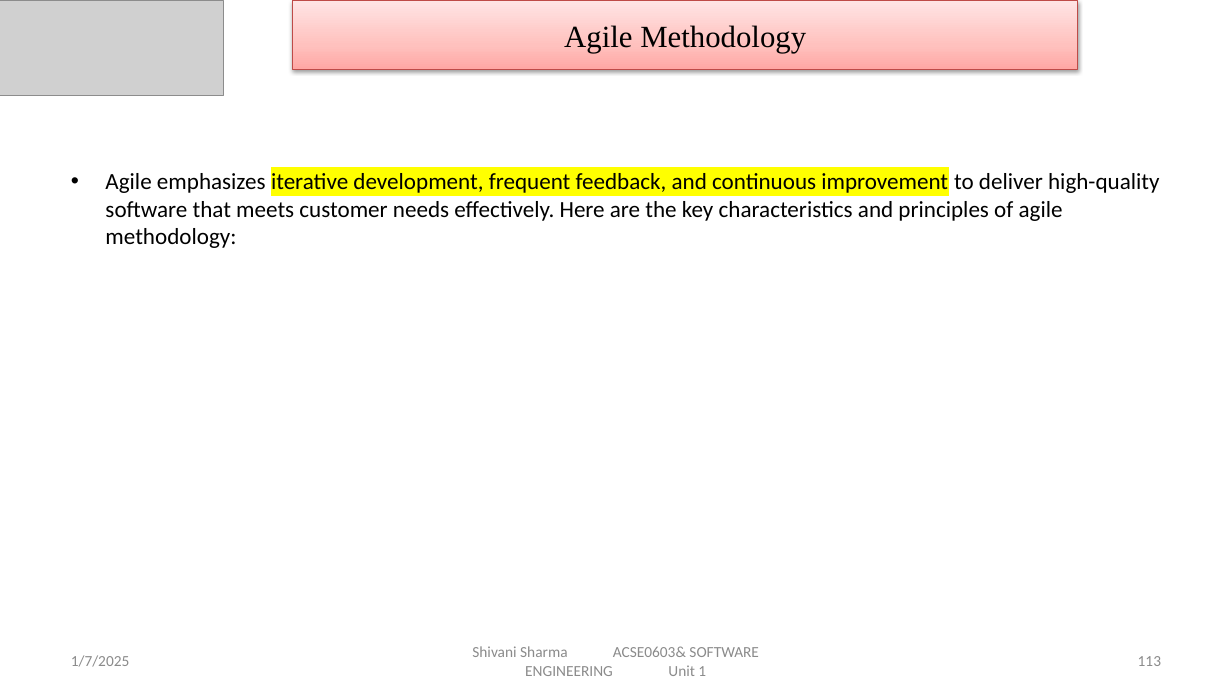
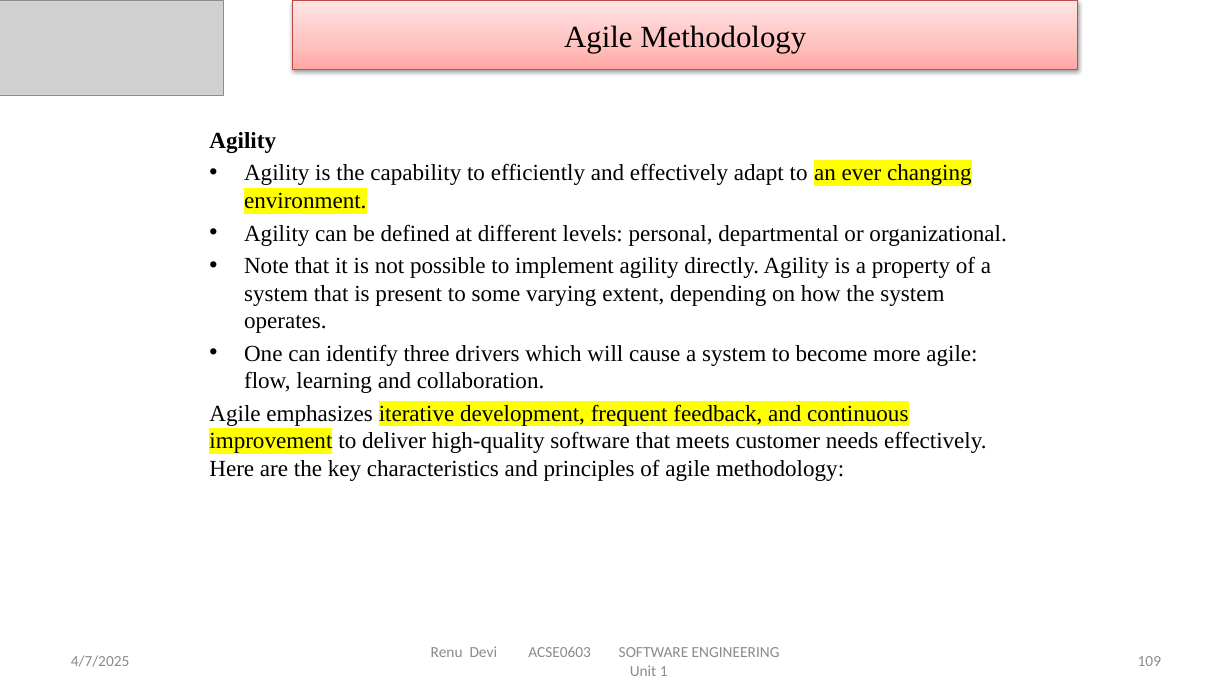
Before and after one commit to DevGoyalG/NIET-Study-Material, a slide deck: slide 109 of CSE (Artificial Intelligence and Machine Learning)/Third Year/Sixth Semester/PPTs/Software Engineering/SE - Unit 1.pptx (slide 113 before the commit). Drawn at 1232x693 pixels with LibreOffice and Linux fonts; fonts in the diff are those of the drawing; grey boxes stand for pictures. Boxes give left, top, right and bottom in pixels: in the first picture for what was removed or moved away, otherwise in the second. Text is boxed around its words. In the diff, an @@ line names an element or a change of style, - is before the commit and + after.

Commit message:
SE PPTs added

```diff
--- a/CSE (Artificial Intelligence and Machine Learning)/Third Year/Sixth Semester/PPTs/Software Engineering/SE - Unit 1.pptx
+++ b/CSE (Artificial Intelligence and Machine Learning)/Third Year/Sixth Semester/PPTs/Software Engineering/SE - Unit 1.pptx
@@ text "Agility": place and size @@
-text "Agility" at bbox=[105, 173, 1159, 248]
+text "Agility" at bbox=[209, 132, 1006, 481]
@@ text at bbox=[209, 132, 1006, 393]: paragraphs added @@
+Agility
+• Agility is the capability to efficiently and effectively adapt to an ever changing environment.
+• Agility can be defined at different levels: personal, departmental or organizational.
+• Note that it is not possible to implement agility directly. Agility is a property of a system that is present to some varying extent, depending on how the system operates.
+• One can identify three drivers which will cause a system to become more agile: flow, learning and collaboration.
@@ text at bbox=[209, 404, 986, 481]: font Calibri to Times New Roman in "Agile emphasizes iterative development, frequent feedback, a ..."; bullet • to none @@
@@ text at bbox=[71, 655, 130, 667]: text changed @@
-1/7/2025
+4/7/2025
@@ text at bbox=[431, 646, 780, 676]: text changed @@
-Shivani Sharma ACSE0603& SOFTWARE ENGINEERING Unit 1
+Renu Devi ACSE0603 SOFTWARE ENGINEERING Unit 1
@@ page number at bbox=[1138, 656, 1161, 666]: text changed @@
-113
+109
```
Also in this commit, not shown: 132 other slides changed, 8 slides added, 4 slides removed, 4 other files.
